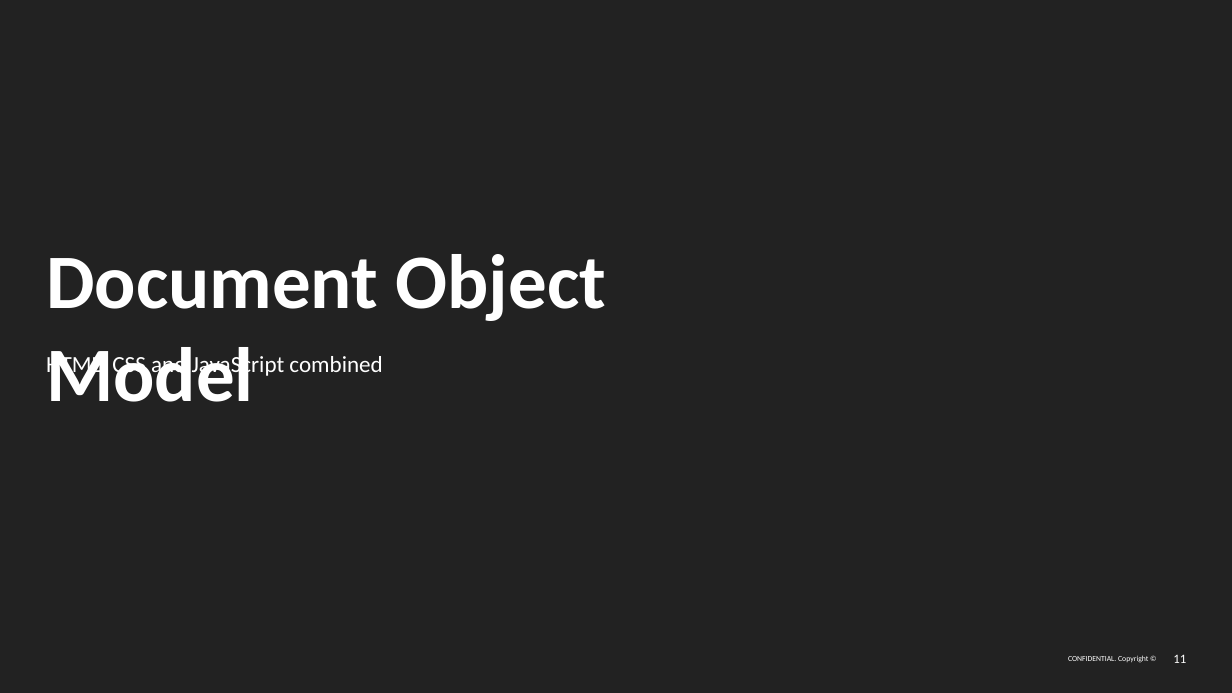
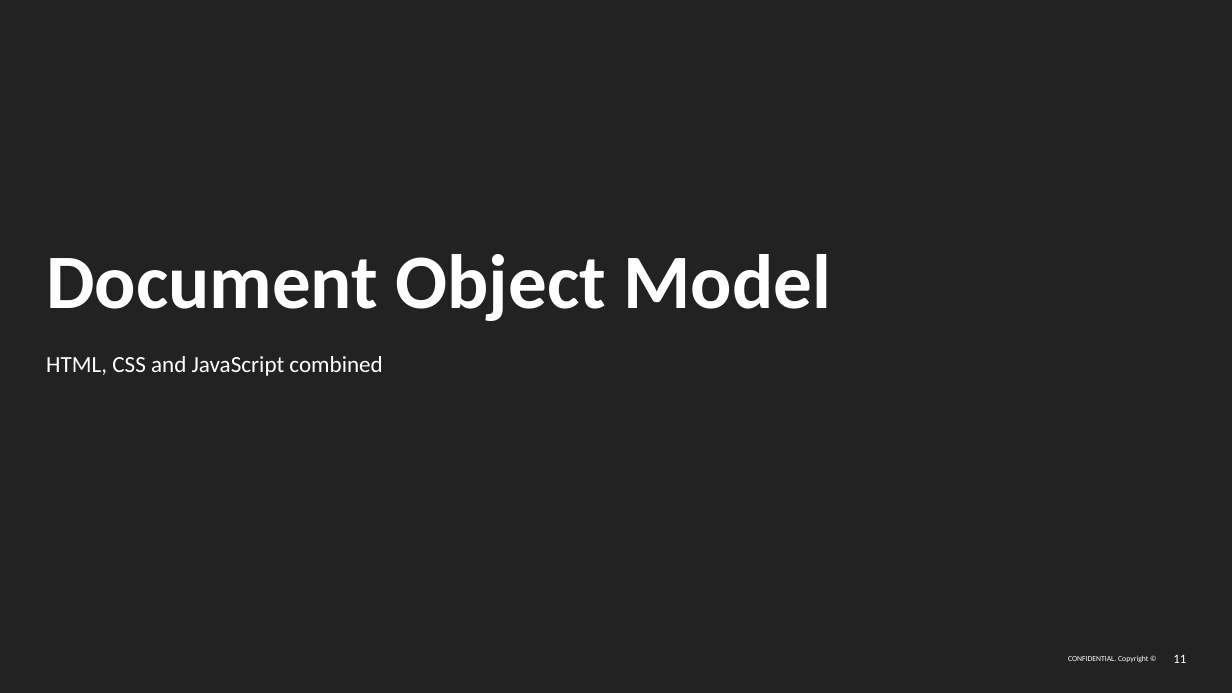
Before and after one commit to epam-nye-cooperation/epam-nye-webapp-2024, a slide deck: slide 11 of slides/02-js-basics.pptx. Drawn at 1232x693 pixels with LibreOffice and Linux fonts; fonts in the diff are those of the drawing; background and template pictures are left out. Boxes give left, top, right and bottom in pixels: in the first picture for what was removed or moved away, otherwise in the second. Text is boxed around its words. In the diff, an @@ line names an element or a change of style, - is before the commit and + after.

```diff
--- a/slides/02-js-basics.pptx
+++ b/slides/02-js-basics.pptx
@@ title "Document Object Model" rewrapped from box(46, 254, 607, 402) to box(46, 254, 831, 321) @@
```
Also in this commit, not shown: 3 other slides changed, 1 other file.
